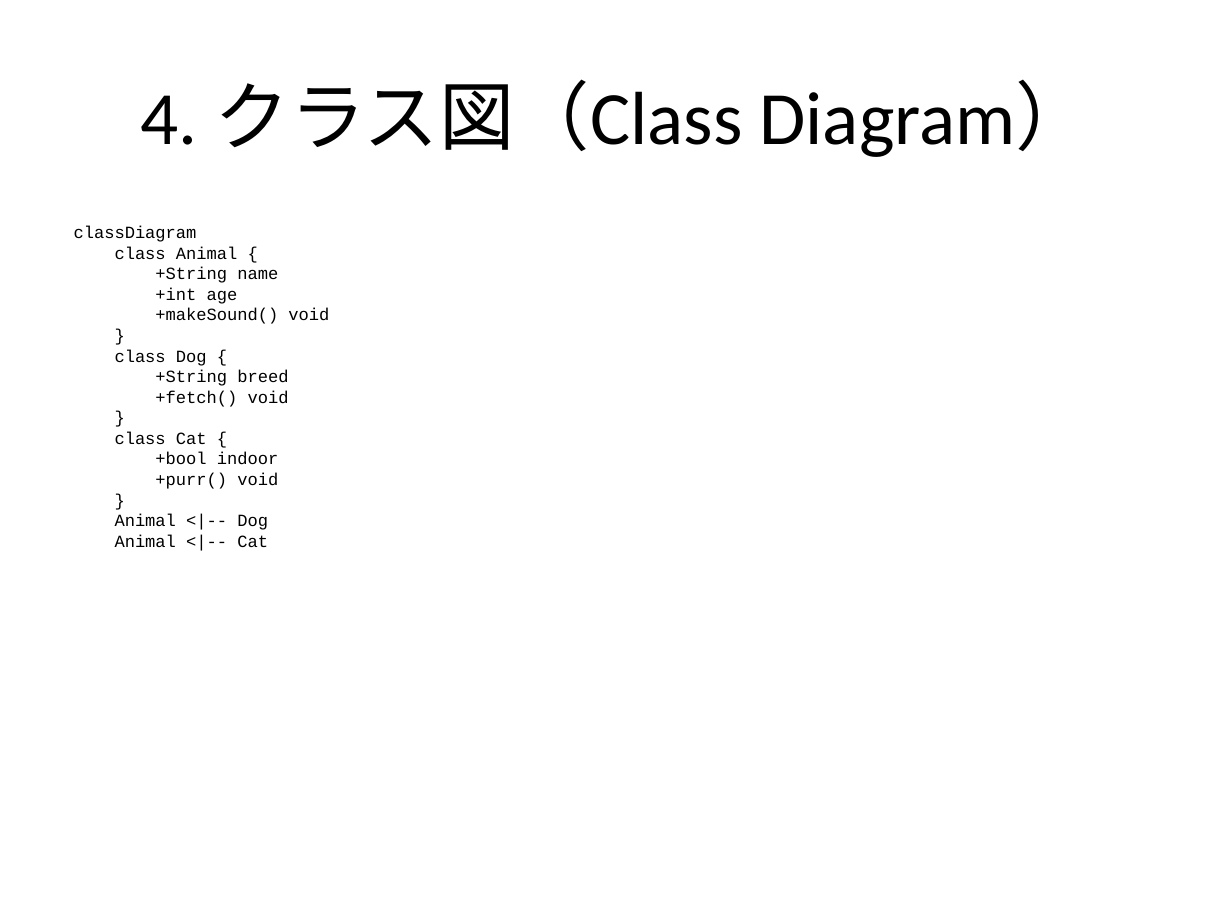
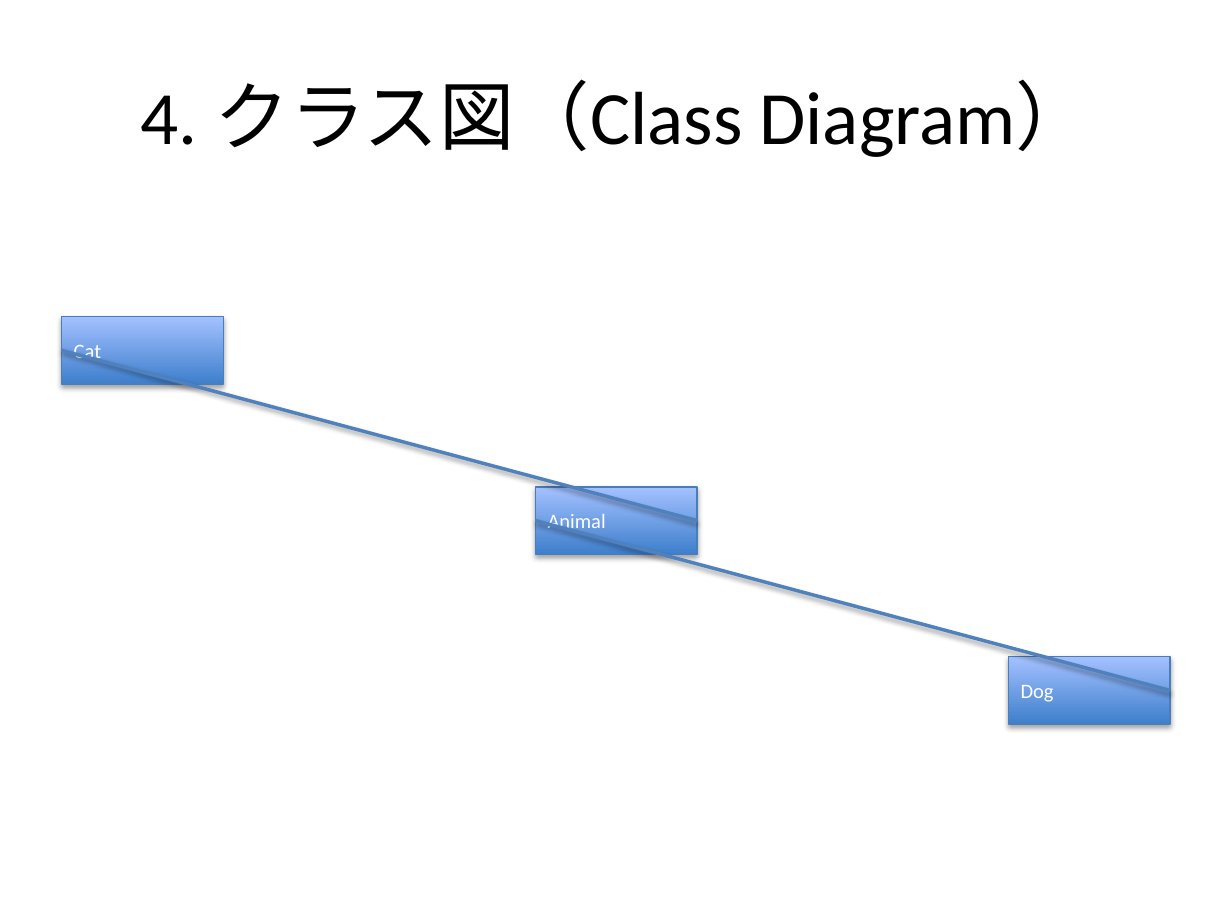
Before and after one commit to notfolder/qmd_to_pptx, a slide deck: slide 16 of demo_full.pptx. Drawn at 1232x924 pixels with LibreOffice and Linux fonts; fonts in the diff are those of the drawing. Boxes give left, top, right and bottom in pixels: in the first picture for what was removed or moved away, otherwise in the second. Text is boxed around its words. In the diff, an @@ line names an element or a change of style, - is before the commit and + after.

```diff
--- a/demo_full.pptx
+++ b/demo_full.pptx
@@ text removed at (x1=74, y1=225, x2=329, y2=547) @@
-classDiagram
-class Animal {
-+String name
-+int age
-+makeSound() void
-}
-class Dog {
-+String breed
-+fetch() void
-}
-class Cat {
-+bool indoor
-+purr() void
-}
-Animal <|-- Dog
-Animal <|-- Cat
@@ rectangle added at (x1=62, y1=317, x2=223, y2=384), fill gradient #3F80CE to #A4C4FF, outline #4B7EBC 0.75 pt, 12 pt, text #FFFFFF @@
+Cat
@@ line added from (697, 521) to (62, 350), #4F81BD 2 pt @@
@@ rectangle added at (x1=536, y1=487, x2=697, y2=554), fill gradient #3F80CE to #A4C4FF, outline #4B7EBC 0.75 pt, 12 pt, text #FFFFFF @@
+Animal
@@ line added from (536, 521) to (1170, 690), #4F81BD 2 pt @@
@@ rectangle added at (x1=1009, y1=657, x2=1170, y2=724), fill gradient #3F80CE to #A4C4FF, outline #4B7EBC 0.75 pt, 12 pt, text #FFFFFF @@
+Dog
```
Also in this commit, not shown: 3 other slides changed, 1 other file.
